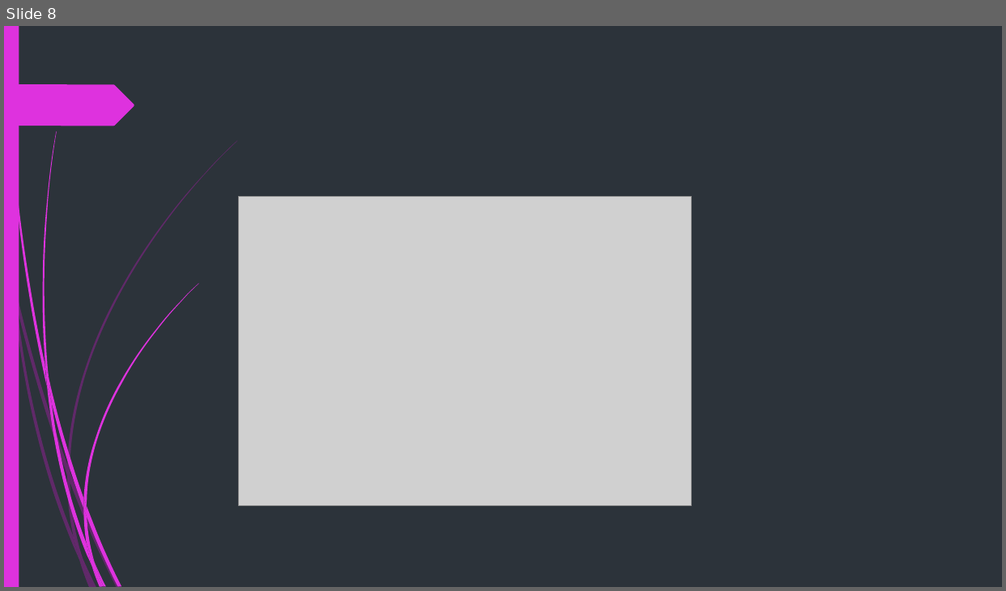
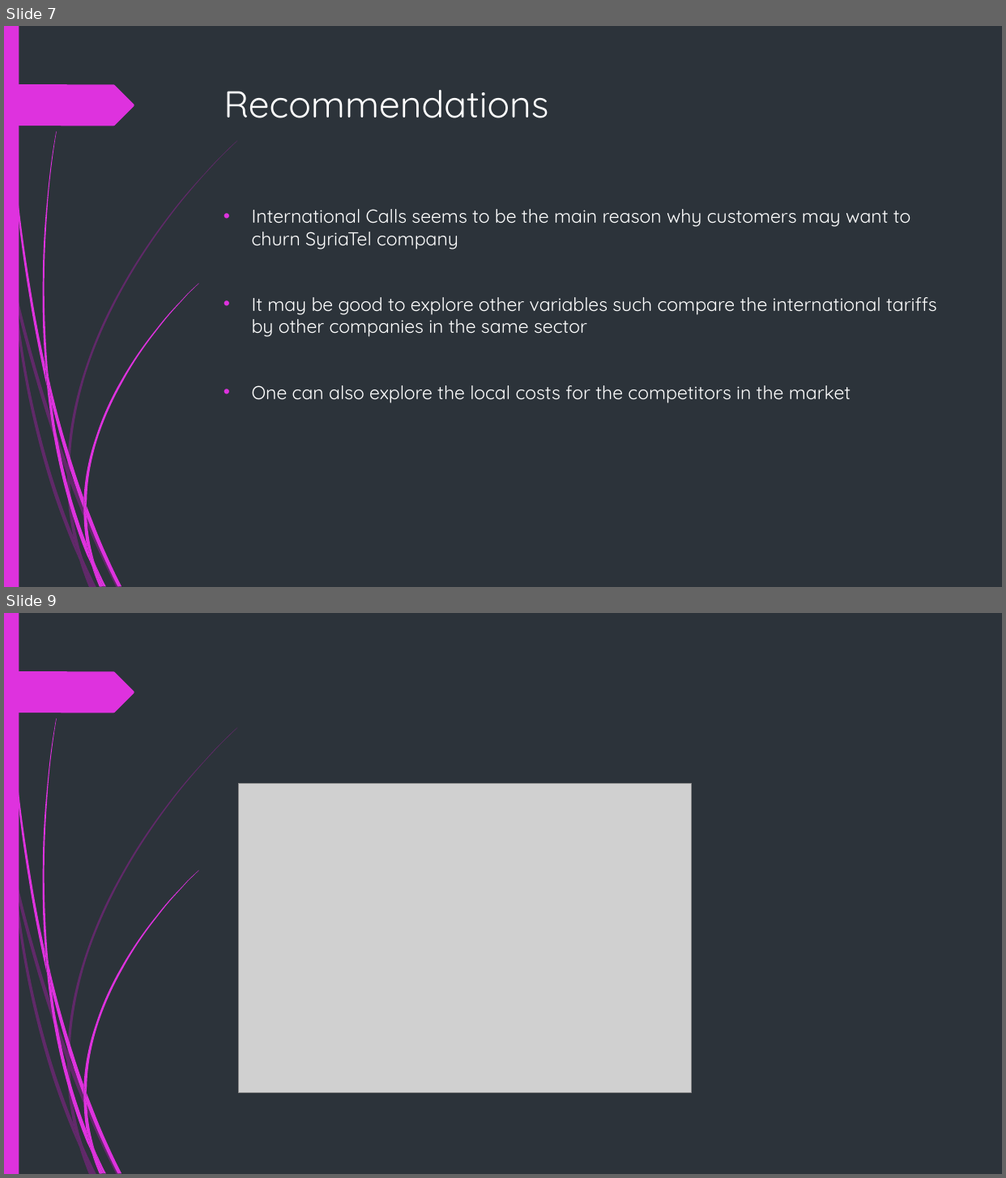
Before and after one commit to PamGodia/dsc-phase3-project-pam, a slide deck: Presentation.pptx. Shown one above the other, each under a label of ours: slide 8 before the commit, slides 7 and 9 after it; the slides between them are not shown. The pictures are 1006x591 and 1006x1178 pixels, drawn with LibreOffice and Linux fonts; fonts in the diff are those of the drawing; grey boxes stand for pictures. Boxes give left, top, right and bottom in pixels: in the first picture for what was removed or moved away, otherwise in the second. Text is boxed around its words. In the diff, an @@ line names an element or a change of style, - is before the commit and + after.

```diff
--- a/Presentation.pptx
+++ b/Presentation.pptx
@@ slide 7 added at (4,26,1002,587), background #2C333A; not listed: 24 template elements that a slide beside it also shows @@
@@ title added at (224,90,548,118), 36 pt, text #FFFFFF @@
+Recommendations
@@ text added at (252,209,937,403), 18 pt, text #FFFFFF @@
+• International Calls seems to be the main reason why customers may want to churn SyriaTel company
+• It may be good to explore other variables such compare the international tariffs by other companies in the same sector
+• One can also explore the local costs for the competitors in the market
@@ what was slide 8 is now slide 9 @@
```
Also in this commit, not shown: 1 slide changed, 4 other files.
